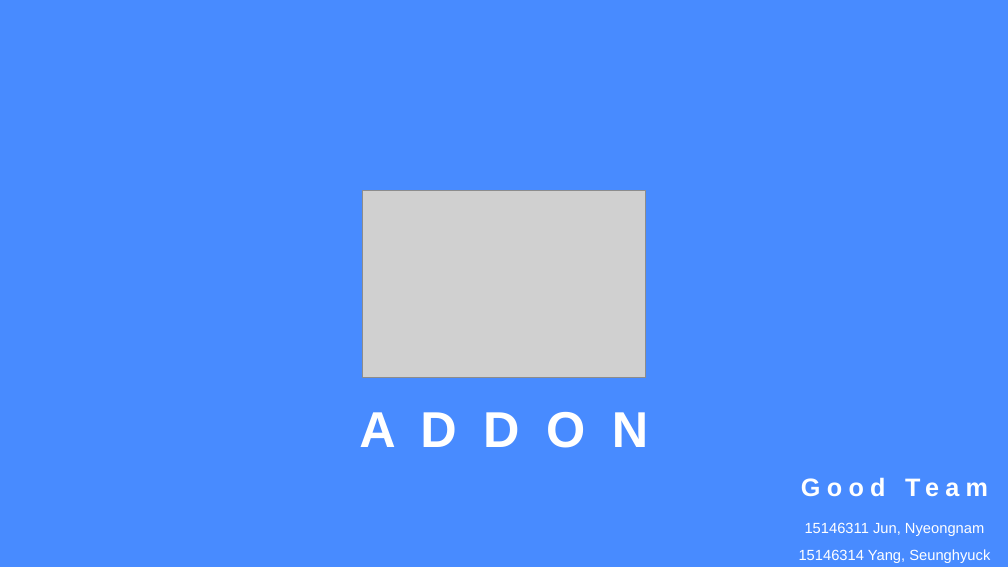
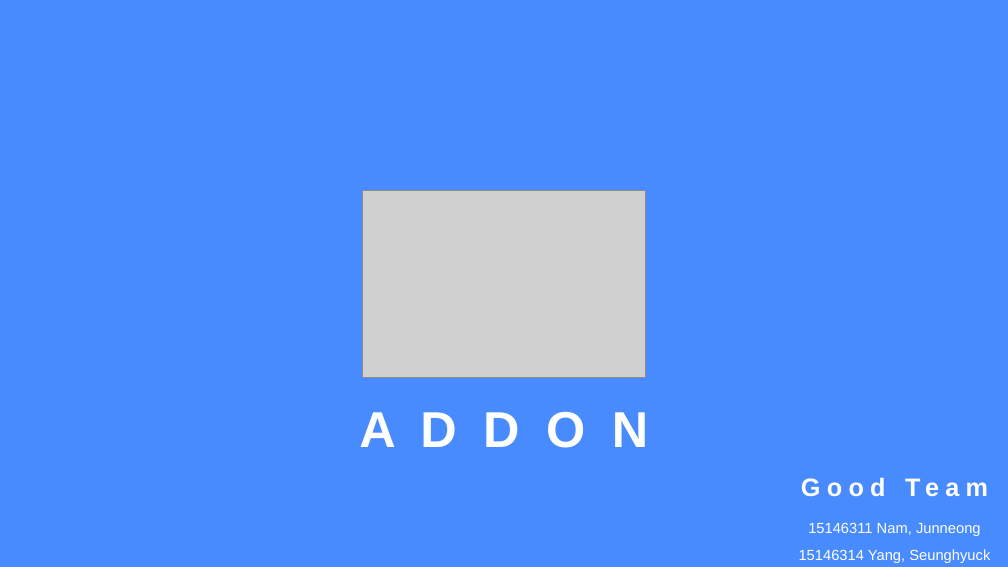
Before and after one commit to VanSubstance/GoodTeam, a slide deck: slide 1 of Documents/Mobile_Programming_Term_Project_Final.pptx. Drawn at 1008x567 pixels with LibreOffice and Linux fonts; fonts in the diff are those of the drawing; grey boxes stand for pictures. Boxes give left, top, right and bottom in pixels: in the first picture for what was removed or moved away, otherwise in the second. Text is boxed around its words. In the diff, an @@ line names an element or a change of style, - is before the commit and + after.

```diff
--- a/Documents/Mobile_Programming_Term_Project_Final.pptx
+++ b/Documents/Mobile_Programming_Term_Project_Final.pptx
@@ subtitle at box(808, 523, 981, 536): text changed @@
-15146311 Jun, Nyeongnam
+15146311 Nam, Junneong
```
Also in this commit, not shown: 2 other files.
